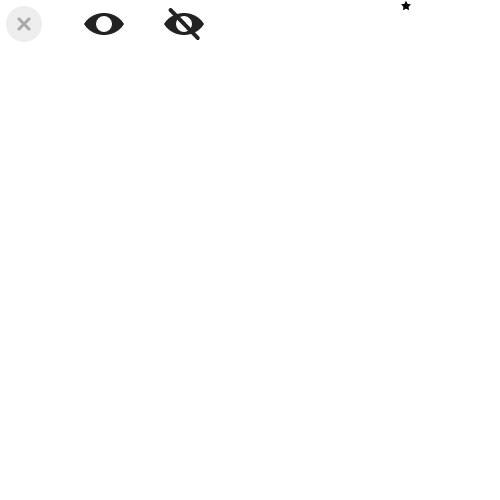
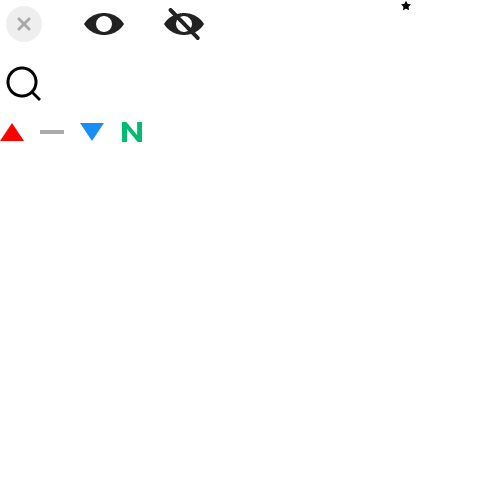
Revision of a layered w=500, h=500 image; what changed, layer by layer:
added group "그룹 1" (1st of 12) with 2 layers above "그룹 1" over (122, 122, 142, 142)
added layer "레이어 1" (1st of 12, in "그룹 1") in group "그룹 1" over (122, 122, 142, 142)
added group "그룹 1" (2nd of 12) with 2 layers above "그룹 1" over (80, 123, 104, 141)
added layer "레이어 1" (2nd of 12, in "그룹 1") in group "그룹 1" over (80, 123, 104, 141)
added group "그룹 1" (3rd of 12) with 2 layers above "그룹 1" over (40, 130, 64, 134)
added layer "레이어 1" (3rd of 12, in "그룹 1") in group "그룹 1" over (40, 130, 64, 134)
added group "그룹 1" (4th of 12) with 2 layers above "그룹 1" over (0, 123, 24, 141)
added layer "레이어 1" (4th of 12, in "그룹 1") in group "그룹 1" over (0, 123, 24, 141)
added group "그룹 1" (5th of 12) with 2 layers above "그룹 1" over (6, 66, 41, 101)
added layer "레이어 2" (5th of 12, in "그룹 1") in group "그룹 1" over (6, 66, 41, 101)
hid "레이어 0", painted on it over (0, 66, 142, 142)
